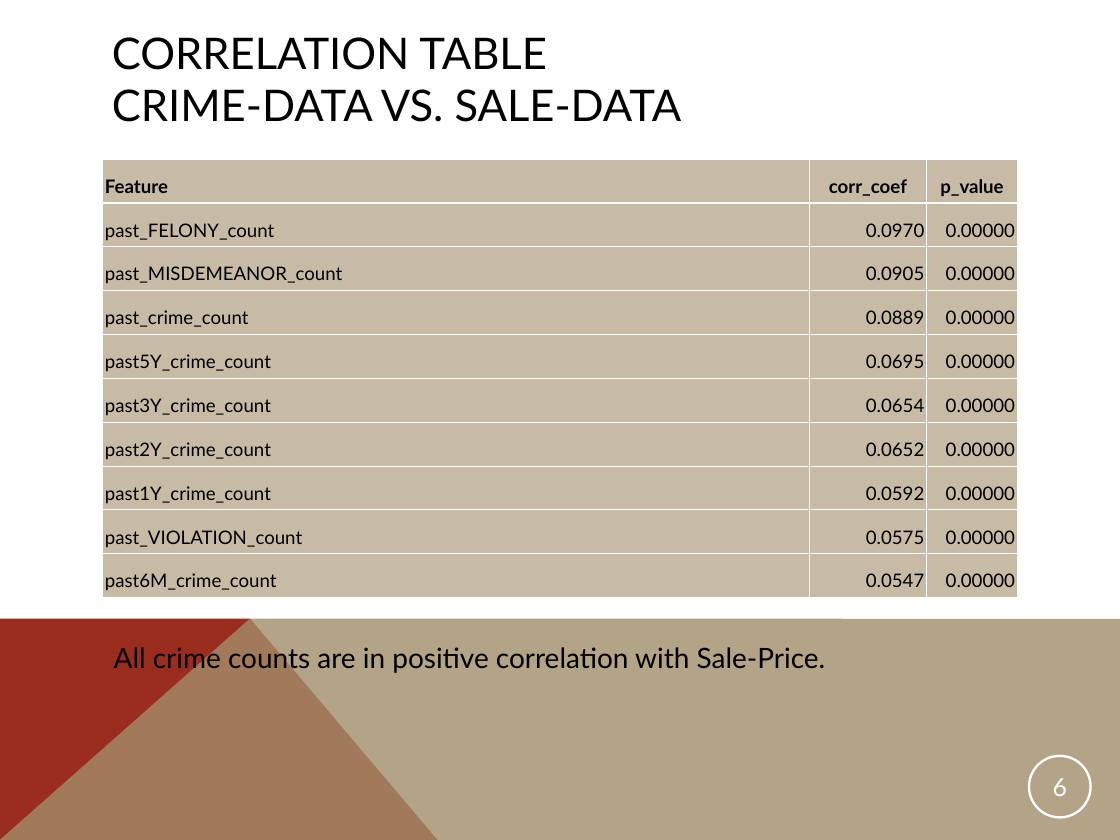
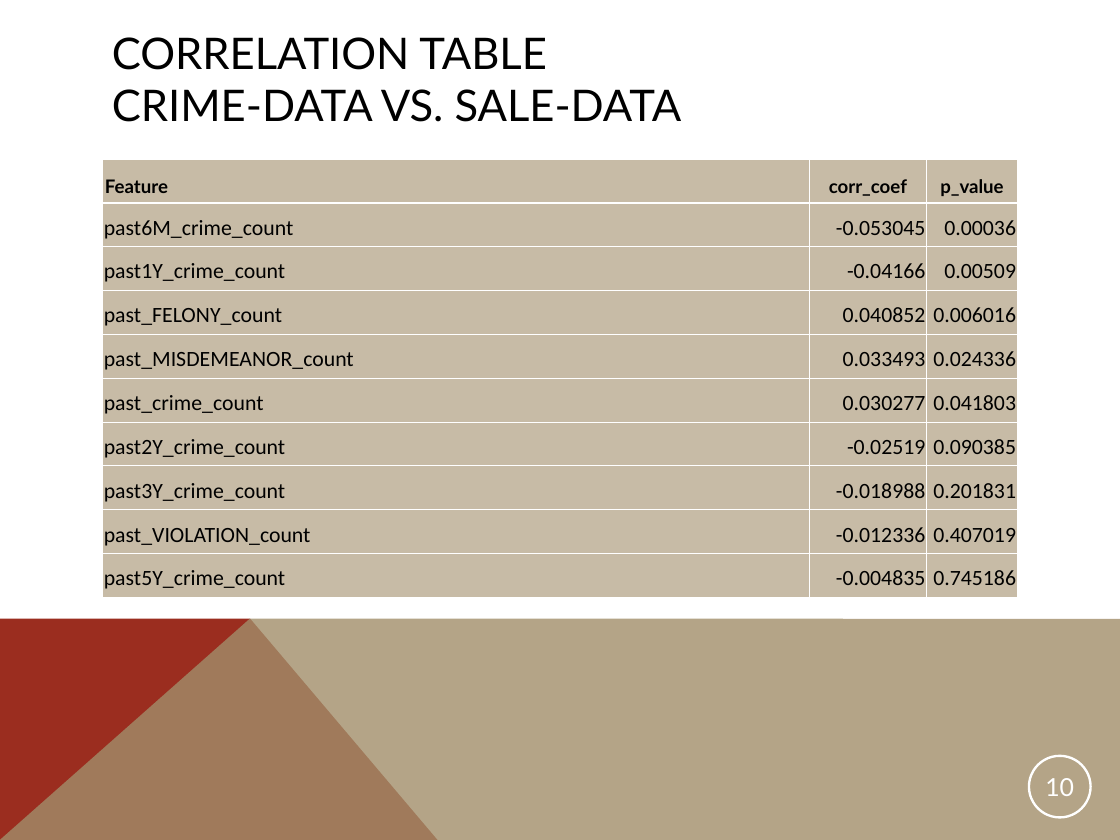
Before and after one commit to yerraeee/mY_SpringBoard, a slide deck: slide 10 of Capstone1_House_Price_Prediction/my_CapStone1_House_Price_Prediction_Presentation.ppt (slide 6 before the commit). Drawn at 1120x840 pixels with LibreOffice and Linux fonts; fonts in the diff are those of the drawing. Boxes give left, top, right and bottom in pixels: in the first picture for what was removed or moved away, otherwise in the second. Text is boxed around its words. In the diff, an @@ line names an element or a change of style, - is before the commit and + after.

```diff
--- a/Capstone1_House_Price_Prediction/my_CapStone1_House_Price_Prediction_Presentation.ppt
+++ b/Capstone1_House_Price_Prediction/my_CapStone1_House_Price_Prediction_Presentation.ppt
@@ table at box(103, 159, 1018, 597) @@
-row 2: past_FELONY_count | 0.0970 | 0.00000
+row 2: past6M_crime_count | -0.053045 | 0.00036
-row 3: past_MISDEMEANOR_count | 0.0905 | 0.00000
+row 3: past1Y_crime_count | -0.04166 | 0.00509
-row 4: past_crime_count | 0.0889 | 0.00000
+row 4: past_FELONY_count | 0.040852 | 0.006016
-row 5: past5Y_crime_count | 0.0695 | 0.00000
+row 5: past_MISDEMEANOR_count | 0.033493 | 0.024336
-row 6: past3Y_crime_count | 0.0654 | 0.00000
+row 6: past_crime_count | 0.030277 | 0.041803
-row 7, column 2: 0.0652
+row 7, column 2: -0.02519
-row 7, column 3: 0.00000
+row 7, column 3: 0.090385
-row 8: past1Y_crime_count | 0.0592 | 0.00000
+row 8: past3Y_crime_count | -0.018988 | 0.201831
-row 9, column 2: 0.0575
+row 9, column 2: -0.012336
-row 9, column 3: 0.00000
+row 9, column 3: 0.407019
-row 10: past6M_crime_count | 0.0547 | 0.00000
+row 10: past5Y_crime_count | -0.004835 | 0.745186
@@ size 12 to 14 pt, font Lato to Calibri in "past2Y_crime_count", "past_VIOLATION_count" @@
@@ text removed at box(114, 644, 826, 674) @@
-All crime counts are in positive correlation with Sale-Price.
@@ page number at box(1045, 778, 1074, 796): text changed @@
-6
+10
```
Also in this commit, not shown: 5 other slides changed, 3 slides added, 2 slides removed, 2 other files.
